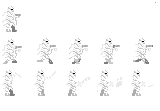
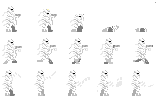
Revision of a layered 160 x 111 image; what changed, layer by layer:
added layer "Floated Layer copy #12" above "Floated Layer copy #11" over [135, 28, 147, 32]
added layer "Floated Layer copy #11" above "Floated Layer copy #10" over [102, 25, 119, 32]
added layer "Floated Layer copy #10" above "Floated Layer copy #9" over [70, 14, 84, 32]
added layer "Floated Layer copy #9" above "Background" over [38, 9, 57, 32]
